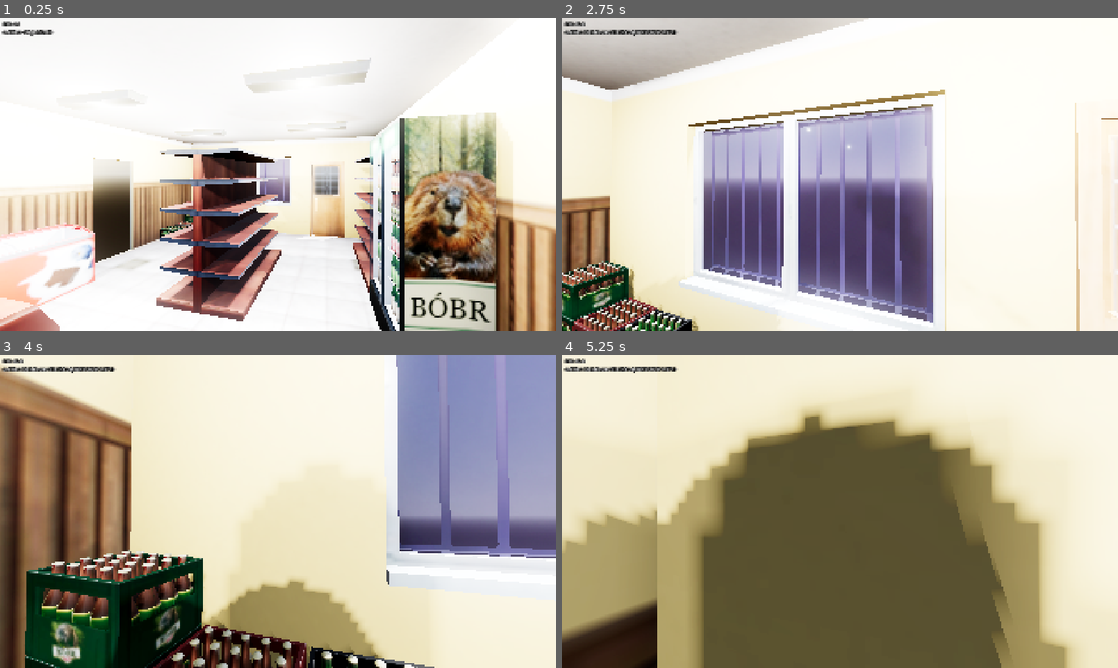
Above: before the commit, frames 1-4 (two rows, left to right).
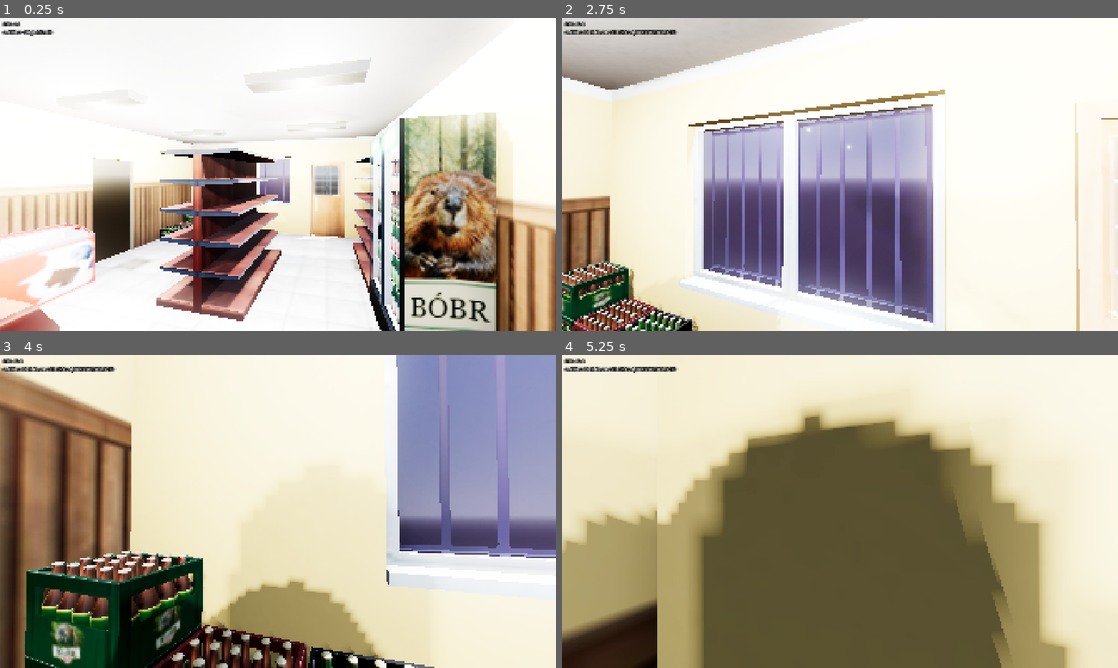
Above: after the commit, the same moments.

Repository: takanazwa5/ProjektMonopolowy
Game: Godot game, scene res://scenes/game/game.tscn
Two runs of this game, one before a commit and one after it. Both use one fixed random seed, a clock stepped at 60 frames per second and the inputs below.
Inputs (mouse positions are in pixels of both pictures, inside the frame that each line leads up to):
- Up to frame 1 (0.25 s): no input
- Up to frame 2 (2.75 s): tap Enter at 0.5 s; move the mouse to (834, 180) at 0.52 s; hold Ctrl (crouch) 0.53-1.28 s; hold W (walk_forward) from 0.53 s (still down); click (834, 180) at 0.67 s; move the mouse to (878, 177) at 1.27 s; tap G (drop_item) at 1.35 s; move the mouse to (795, 171) at 2.02 s; hold E (interact) from 2.03 s (still down)
- Up to frame 3 (4 s): move the mouse to (283, 511) at 2.77 s; release W (walk_forward) at 2.78 s; release E (interact) at 2.78 s; hold A (walk_left) 2.78-3.53 s; click (283, 511) at 2.85 s; move the mouse to (255, 505) at 3.52 s; hold W (walk_forward) from 3.53 s (still down); hold Ctrl (crouch) from 3.53 s (still down)
- Up to frame 4 (5.25 s): keep holding W (walk_forward); move the mouse to (867, 511) at 4.27 s; release Ctrl (crouch) at 4.28 s; tap G (drop_item) at 4.35 s; move the mouse to (812, 511) at 5.02 s; hold E (interact) from 5.03 s (still down); click (812, 511) at 5.17 s

The runs differ from the first frame. In frame 1, less than 0.1% of the frame differs, in the area x 33-35%, y 62-66%; in frame 2, 0.1%; in frame 3, 0.2%, in the area x 5-36%, y 3-97%; in frame 4, less than 0.1%.

Commit message:
added wines and jaboles

Diff:
--- /dev/null
+++ b/features/items/wine/materials/mat_wine.tres
@@ -0,0 +1,10 @@
+[gd_resource type="StandardMaterial3D" load_steps=3 format=3 uid="uid://g8ue6s35ctl6"]
+
+[ext_resource type="Texture2D" uid="uid://btomuxiewgsbb" path="res://features/items/wine/textures/wina_Base_color.png" id="1_7832e"]
+[ext_resource type="Texture2D" uid="uid://ch8rcim0vfaq0" path="res://features/items/wine/textures/wina_Roughness.png" id="2_e85u4"]
+
+[resource]
+resource_name = "mat_wine"
+albedo_texture = ExtResource("1_7832e")
+roughness_texture = ExtResource("2_e85u4")
+roughness_texture_channel = 4
--- /dev/null
+++ b/features/items/wine/wino_m_dobreto.tscn
@@ -0,0 +1,22 @@
+[gd_scene load_steps=4 format=3 uid="uid://csyrprtxqvao2"]
+
+[ext_resource type="Script" uid="uid://d15v28iqbs55f" path="res://features/items/item.gd" id="1_71vde"]
+[ext_resource type="PackedScene" uid="uid://q8s70djq3jd6" path="res://features/items/wine/meshes/wino_m_dobreto.glb" id="2_3q270"]
+
+[sub_resource type="BoxShape3D" id="BoxShape3D_af87y"]
+size = Vector3(0.10644531, 0.37017155, 0.12207031)
+
+[node name="WinoDobreto" type="RigidBody3D"]
+freeze = true
+script = ExtResource("1_71vde")
+
+[node name="wino_m_dobreto" parent="." instance=ExtResource("2_3q270")]
+transform = Transform3D(1, 0, 0, 0, 1, 0, 0, 0, 1, 0, -0.14, 0)
+
+[node name="CollisionShape3D" type="CollisionShape3D" parent="."]
+transform = Transform3D(1, 0, 0, 0, 1, 0, 0, 0, 1, 0, 0.04490173, 0)
+shape = SubResource("BoxShape3D_af87y")
+
+[node name="BottomMarker" type="Marker3D" parent="."]
+unique_name_in_owner = true
+transform = Transform3D(1, 0, 0, 0, 1, 0, 0, 0, 1, 0, -0.13998117, 0)
--- /dev/null
+++ b/features/items/wine/wino_m_kwiat.tscn
@@ -0,0 +1,22 @@
+[gd_scene load_steps=4 format=3 uid="uid://b1xojbafxnjo0"]
+
+[ext_resource type="Script" uid="uid://d15v28iqbs55f" path="res://features/items/item.gd" id="1_pxnl7"]
+[ext_resource type="PackedScene" uid="uid://dst8oe522ulnt" path="res://features/items/wine/meshes/wino_m_kwiat.glb" id="2_3s1k6"]
+
+[sub_resource type="BoxShape3D" id="BoxShape3D_af87y"]
+size = Vector3(0.10644531, 0.3695612, 0.12207031)
+
+[node name="WinoKwiat" type="RigidBody3D"]
+freeze = true
+script = ExtResource("1_pxnl7")
+
+[node name="wino_m_kwiat" parent="." instance=ExtResource("2_3s1k6")]
+transform = Transform3D(1, 0, 0, 0, 1, 0, 0, 0, 1, 0, -0.14, 0)
+
+[node name="CollisionShape3D" type="CollisionShape3D" parent="."]
+transform = Transform3D(1, 0, 0, 0, 1, 0, 0, 0, 1, 0, 0.045084834, 0)
+shape = SubResource("BoxShape3D_af87y")
+
+[node name="BottomMarker" type="Marker3D" parent="."]
+unique_name_in_owner = true
+transform = Transform3D(1, 0, 0, 0, 1, 0, 0, 0, 1, 0, -0.14, 0)
--- /dev/null
+++ b/features/items/wine/wino_m_pippolo.tscn
@@ -0,0 +1,22 @@
+[gd_scene load_steps=4 format=3 uid="uid://cyuotmgytmcxd"]
+
+[ext_resource type="Script" uid="uid://d15v28iqbs55f" path="res://features/items/item.gd" id="1_31vny"]
+[ext_resource type="PackedScene" uid="uid://cef4bs0q35j8t" path="res://features/items/wine/meshes/wino_m_pippolo.glb" id="2_31vny"]
+
+[sub_resource type="BoxShape3D" id="BoxShape3D_af87y"]
+size = Vector3(0.10644531, 0.3695612, 0.12207031)
+
+[node name="WinoPippolo" type="RigidBody3D"]
+freeze = true
+script = ExtResource("1_31vny")
+
+[node name="wino_m_pippolo" parent="." instance=ExtResource("2_31vny")]
+transform = Transform3D(1, 0, 0, 0, 1, 0, 0, 0, 1, 0, -0.14, 0)
+
+[node name="CollisionShape3D" type="CollisionShape3D" parent="."]
+transform = Transform3D(1, 0, 0, 0, 1, 0, 0, 0, 1, 0, 0.045084834, 0)
+shape = SubResource("BoxShape3D_af87y")
+
+[node name="BottomMarker" type="Marker3D" parent="."]
+unique_name_in_owner = true
+transform = Transform3D(1, 0, 0, 0, 1, 0, 0, 0, 1, 0, -0.14, 0)
--- /dev/null
+++ b/features/items/wine/wino_m_ruski_szampan.tscn
@@ -0,0 +1,22 @@
+[gd_scene load_steps=4 format=3 uid="uid://t0pcv51vktr4"]
+
+[ext_resource type="Script" uid="uid://d15v28iqbs55f" path="res://features/items/item.gd" id="1_o7xml"]
+[ext_resource type="PackedScene" uid="uid://db6uyy1bo6s2n" path="res://features/items/wine/meshes/wino_m_ruski_szampan.glb" id="2_l7gl0"]
+
+[sub_resource type="BoxShape3D" id="BoxShape3D_af87y"]
+size = Vector3(0.10644531, 0.3695612, 0.12207031)
+
+[node name="WinoRuskiSzampan" type="RigidBody3D"]
+freeze = true
+script = ExtResource("1_o7xml")
+
+[node name="wino_m_ruski_szampan" parent="." instance=ExtResource("2_l7gl0")]
+transform = Transform3D(1, 0, 0, 0, 1, 0, 0, 0, 1, 0, -0.14, 0)
+
+[node name="CollisionShape3D" type="CollisionShape3D" parent="."]
+transform = Transform3D(1, 0, 0, 0, 1, 0, 0, 0, 1, 0, 0.045084834, 0)
+shape = SubResource("BoxShape3D_af87y")
+
+[node name="BottomMarker" type="Marker3D" parent="."]
+unique_name_in_owner = true
+transform = Transform3D(1, 0, 0, 0, 1, 0, 0, 0, 1, 0, -0.14, 0)
--- /dev/null
+++ b/features/items/wine/wino_p_Jabluszko_pomorskie.tscn
@@ -0,0 +1,22 @@
+[gd_scene load_steps=4 format=3 uid="uid://c00ket2ygk543"]
+
+[ext_resource type="Script" uid="uid://d15v28iqbs55f" path="res://features/items/item.gd" id="1_4gt0v"]
+[ext_resource type="PackedScene" uid="uid://bw1j0bcfw3cov" path="res://features/items/wine/meshes/wino_p_jabluszko_pomorskie.glb" id="2_4gt0v"]
+
+[sub_resource type="BoxShape3D" id="BoxShape3D_af87y"]
+size = Vector3(0.10644531, 0.3695612, 0.12207031)
+
+[node name="WinoJabluszkoPomorskie" type="RigidBody3D"]
+freeze = true
+script = ExtResource("1_4gt0v")
+
+[node name="wino_p_jabluszko_pomorskie" parent="." instance=ExtResource("2_4gt0v")]
+transform = Transform3D(1, 0, 0, 0, 1, 0, 0, 0, 1, 0, -0.14, 0)
+
+[node name="CollisionShape3D" type="CollisionShape3D" parent="."]
+transform = Transform3D(1, 0, 0, 0, 1, 0, 0, 0, 1, 0, 0.045084834, 0)
+shape = SubResource("BoxShape3D_af87y")
+
+[node name="BottomMarker" type="Marker3D" parent="."]
+unique_name_in_owner = true
+transform = Transform3D(1, 0, 0, 0, 1, 0, 0, 0, 1, 0, -0.14, 0)
--- /dev/null
+++ b/features/items/wine/wino_p_breslau.tscn
@@ -0,0 +1,22 @@
+[gd_scene load_steps=4 format=3 uid="uid://h4nn4lnkqys6"]
+
+[ext_resource type="Script" uid="uid://d15v28iqbs55f" path="res://features/items/item.gd" id="1_or3wt"]
+[ext_resource type="PackedScene" uid="uid://ceucmhxuhfcf4" path="res://features/items/wine/meshes/wino_p_breslau.glb" id="2_or3wt"]
+
+[sub_resource type="BoxShape3D" id="BoxShape3D_af87y"]
+size = Vector3(0.10644531, 0.3695612, 0.12207031)
+
+[node name="WinoBreslau" type="RigidBody3D"]
+freeze = true
+script = ExtResource("1_or3wt")
+
+[node name="wino_p_breslau" parent="." instance=ExtResource("2_or3wt")]
+transform = Transform3D(1, 0, 0, 0, 1, 0, 0, 0, 1, 0, -0.14, 0)
+
+[node name="CollisionShape3D" type="CollisionShape3D" parent="."]
+transform = Transform3D(1, 0, 0, 0, 1, 0, 0, 0, 1, 0, 0.045084834, 0)
+shape = SubResource("BoxShape3D_af87y")
+
+[node name="BottomMarker" type="Marker3D" parent="."]
+unique_name_in_owner = true
+transform = Transform3D(1, 0, 0, 0, 1, 0, 0, 0, 1, 0, -0.14, 0)
--- /dev/null
+++ b/features/items/wine/wino_p_krolewskie.tscn
@@ -0,0 +1,22 @@
+[gd_scene load_steps=4 format=3 uid="uid://bamiv2fbdo4tf"]
+
+[ext_resource type="Script" uid="uid://d15v28iqbs55f" path="res://features/items/item.gd" id="1_pa7md"]
+[ext_resource type="PackedScene" uid="uid://k1dhehuemgjd" path="res://features/items/wine/meshes/wino_p_krolewskie.glb" id="2_pa7md"]
+
+[sub_resource type="BoxShape3D" id="BoxShape3D_af87y"]
+size = Vector3(0.10644531, 0.3695612, 0.12207031)
+
+[node name="WinoKrolewskie" type="RigidBody3D"]
+freeze = true
+script = ExtResource("1_pa7md")
+
+[node name="wino_p_krolewskie" parent="." instance=ExtResource("2_pa7md")]
+transform = Transform3D(1, 0, 0, 0, 1, 0, 0, 0, 1, 0, -0.14, 0)
+
+[node name="CollisionShape3D" type="CollisionShape3D" parent="."]
+transform = Transform3D(1, 0, 0, 0, 1, 0, 0, 0, 1, 0, 0.045084834, 0)
+shape = SubResource("BoxShape3D_af87y")
+
+[node name="BottomMarker" type="Marker3D" parent="."]
+unique_name_in_owner = true
+transform = Transform3D(1, 0, 0, 0, 1, 0, 0, 0, 1, 0, -0.14, 0)
--- /dev/null
+++ b/features/items/wine/wino_p_zofia.tscn
@@ -0,0 +1,22 @@
+[gd_scene load_steps=4 format=3 uid="uid://ccqhyjjalr6hq"]
+
+[ext_resource type="Script" uid="uid://d15v28iqbs55f" path="res://features/items/item.gd" id="1_5tpc2"]
+[ext_resource type="PackedScene" uid="uid://dcif4030sxwnd" path="res://features/items/wine/meshes/wino_p_zofia.glb" id="2_oi141"]
+
+[sub_resource type="BoxShape3D" id="BoxShape3D_af87y"]
+size = Vector3(0.10644531, 0.3695612, 0.12207031)
+
+[node name="WinoZofia" type="RigidBody3D"]
+freeze = true
+script = ExtResource("1_5tpc2")
+
+[node name="wino_p_zofia" parent="." instance=ExtResource("2_oi141")]
+transform = Transform3D(1, 0, 0, 0, 1, 0, 0, 0, 1, 0, -0.14, 0)
+
+[node name="CollisionShape3D" type="CollisionShape3D" parent="."]
+transform = Transform3D(1, 0, 0, 0, 1, 0, 0, 0, 1, 0, 0.045084834, 0)
+shape = SubResource("BoxShape3D_af87y")
+
+[node name="BottomMarker" type="Marker3D" parent="."]
+unique_name_in_owner = true
+transform = Transform3D(1, 0, 0, 0, 1, 0, 0, 0, 1, 0, -0.14, 0)
--- /dev/null
+++ b/features/items/wine/wino_s_arena.tscn
@@ -0,0 +1,22 @@
+[gd_scene load_steps=4 format=3 uid="uid://brlv4vr5lvuuu"]
+
+[ext_resource type="Script" uid="uid://d15v28iqbs55f" path="res://features/items/item.gd" id="1_2f1pp"]
+[ext_resource type="PackedScene" uid="uid://dhgc0fppx434m" path="res://features/items/wine/meshes/wino_s_arena.glb" id="2_ed0pj"]
+
+[sub_resource type="BoxShape3D" id="BoxShape3D_af87y"]
+size = Vector3(0.10644531, 0.3695612, 0.12207031)
+
+[node name="WinoArena" type="RigidBody3D"]
+freeze = true
+script = ExtResource("1_2f1pp")
+
+[node name="wino_s_arena" parent="." instance=ExtResource("2_ed0pj")]
+transform = Transform3D(1, 0, 0, 0, 1, 0, 0, 0, 1, 0, -0.14, 0)
+
+[node name="CollisionShape3D" type="CollisionShape3D" parent="."]
+transform = Transform3D(1, 0, 0, 0, 1, 0, 0, 0, 1, 0, 0.045084834, 0)
+shape = SubResource("BoxShape3D_af87y")
+
+[node name="BottomMarker" type="Marker3D" parent="."]
+unique_name_in_owner = true
+transform = Transform3D(1, 0, 0, 0, 1, 0, 0, 0, 1, 0, -0.14, 0)
--- /dev/null
+++ b/features/items/wine/wino_s_sierzant.tscn
@@ -0,0 +1,22 @@
+[gd_scene load_steps=4 format=3 uid="uid://2c0cmi7vjbqb"]
+
+[ext_resource type="Script" uid="uid://d15v28iqbs55f" path="res://features/items/item.gd" id="1_bmim7"]
+[ext_resource type="PackedScene" uid="uid://cev7woqjismhk" path="res://features/items/wine/meshes/wino_s_sierzant.glb" id="2_bmim7"]
+
+[sub_resource type="BoxShape3D" id="BoxShape3D_af87y"]
+size = Vector3(0.10644531, 0.3695612, 0.12207031)
+
+[node name="WinoSierzant" type="RigidBody3D"]
+freeze = true
+script = ExtResource("1_bmim7")
+
+[node name="wino_s_sierzant" parent="." instance=ExtResource("2_bmim7")]
+transform = Transform3D(1, 0, 0, 0, 1, 0, 0, 0, 1, 0, -0.14, 0)
+
+[node name="CollisionShape3D" type="CollisionShape3D" parent="."]
+transform = Transform3D(1, 0, 0, 0, 1, 0, 0, 0, 1, 0, 0.045084834, 0)
+shape = SubResource("BoxShape3D_af87y")
+
+[node name="BottomMarker" type="Marker3D" parent="."]
+unique_name_in_owner = true
+transform = Transform3D(1, 0, 0, 0, 1, 0, 0, 0, 1, 0, -0.14, 0)
--- /dev/null
+++ b/features/items/wine/wino_s_tastas.tscn
@@ -0,0 +1,22 @@
+[gd_scene load_steps=4 format=3 uid="uid://b1qxruckkksun"]
+
+[ext_resource type="Script" uid="uid://d15v28iqbs55f" path="res://features/items/item.gd" id="1_5c4bw"]
+[ext_resource type="PackedScene" uid="uid://d0io54q32g3k1" path="res://features/items/wine/meshes/wino_s_tastas.glb" id="2_5c4bw"]
+
+[sub_resource type="BoxShape3D" id="BoxShape3D_af87y"]
+size = Vector3(0.10644531, 0.3695612, 0.12207031)
+
+[node name="WinoTasTas" type="RigidBody3D"]
+freeze = true
+script = ExtResource("1_5c4bw")
+
+[node name="wino_s_tastas" parent="." instance=ExtResource("2_5c4bw")]
+transform = Transform3D(1, 0, 0, 0, 1, 0, 0, 0, 1, 0, -0.14, 0)
+
+[node name="CollisionShape3D" type="CollisionShape3D" parent="."]
+transform = Transform3D(1, 0, 0, 0, 1, 0, 0, 0, 1, 0, 0.045084834, 0)
+shape = SubResource("BoxShape3D_af87y")
+
+[node name="BottomMarker" type="Marker3D" parent="."]
+unique_name_in_owner = true
+transform = Transform3D(1, 0, 0, 0, 1, 0, 0, 0, 1, 0, -0.14, 0)
--- /dev/null
+++ b/features/items/wine/wino_s_wino.tscn
@@ -0,0 +1,22 @@
+[gd_scene load_steps=4 format=3 uid="uid://nhaawaydste7"]
+
+[ext_resource type="Script" uid="uid://d15v28iqbs55f" path="res://features/items/item.gd" id="1_ah83o"]
+[ext_resource type="PackedScene" uid="uid://dnrrj71cmobg8" path="res://features/items/wine/meshes/wino_s_wino.glb" id="2_m2bda"]
+
+[sub_resource type="BoxShape3D" id="BoxShape3D_af87y"]
+size = Vector3(0.10644531, 0.3695612, 0.12207031)
+
+[node name="WinoWino" type="RigidBody3D"]
+freeze = true
+script = ExtResource("1_ah83o")
+
+[node name="wino_s_wino" parent="." instance=ExtResource("2_m2bda")]
+transform = Transform3D(1, 0, 0, 0, 1, 0, 0, 0, 1, 0, -0.14, 0)
+
+[node name="CollisionShape3D" type="CollisionShape3D" parent="."]
+transform = Transform3D(1, 0, 0, 0, 1, 0, 0, 0, 1, 0, 0.045084834, 0)
+shape = SubResource("BoxShape3D_af87y")
+
+[node name="BottomMarker" type="Marker3D" parent="."]
+unique_name_in_owner = true
+transform = Transform3D(1, 0, 0, 0, 1, 0, 0, 0, 1, 0, -0.14, 0)
--- a/features/level/level.tscn
+++ b/features/level/level.tscn
@@ -30,17 +30,29 @@
 [ext_resource type="PackedScene" uid="uid://g7taxpc5p3k1" path="res://features/items/beer/meshes/boskie_can.glb" id="26_gy3pj"]
 [ext_resource type="PackedScene" uid="uid://dhmgu1ne3d7jl" path="res://features/items/beer/meshes/boskie_bottle.glb" id="27_d4cch"]
 [ext_resource type="PackedScene" uid="uid://bskt7g4r1dx1o" path="res://features/items/beer/meshes/bobr_can.glb" id="28_0aatt"]
+[ext_resource type="PackedScene" uid="uid://csyrprtxqvao2" path="res://features/items/wine/wino_m_dobreto.tscn" id="28_2xqc7"]
+[ext_resource type="PackedScene" uid="uid://brlv4vr5lvuuu" path="res://features/items/wine/wino_s_arena.tscn" id="28_tksdx"]
 [ext_resource type="PackedScene" uid="uid://dmtrisyvy531c" path="res://features/items/beer/meshes/bobr_bottle.glb" id="29_go7u1"]
+[ext_resource type="PackedScene" uid="uid://2c0cmi7vjbqb" path="res://features/items/wine/wino_s_sierzant.tscn" id="29_nca55"]
+[ext_resource type="PackedScene" uid="uid://b1xojbafxnjo0" path="res://features/items/wine/wino_m_kwiat.tscn" id="29_rr5fb"]
+[ext_resource type="PackedScene" uid="uid://cyuotmgytmcxd" path="res://features/items/wine/wino_m_pippolo.tscn" id="30_klck8"]
 [ext_resource type="PackedScene" uid="uid://br5d6d1c4fjbr" path="res://features/items/beer/beer_ovecky_can.tscn" id="30_t80p8"]
 [ext_resource type="PackedScene" uid="uid://bhabrte0atjfl" path="res://features/items/cigarettes/meshes/fajki_01.gltf" id="30_wlhjx"]
+[ext_resource type="PackedScene" uid="uid://b1qxruckkksun" path="res://features/items/wine/wino_s_tastas.tscn" id="30_wo7fh"]
+[ext_resource type="PackedScene" uid="uid://nhaawaydste7" path="res://features/items/wine/wino_s_wino.tscn" id="31_0muuh"]
 [ext_resource type="PackedScene" uid="uid://rwxraqe1im77" path="res://features/items/cigarettes/meshes/fajki_02.gltf" id="31_73ji2"]
+[ext_resource type="PackedScene" uid="uid://t0pcv51vktr4" path="res://features/items/wine/wino_m_ruski_szampan.tscn" id="31_vk6of"]
+[ext_resource type="PackedScene" uid="uid://h4nn4lnkqys6" path="res://features/items/wine/wino_p_breslau.tscn" id="32_2xqc7"]
 [ext_resource type="PackedScene" uid="uid://o3uvc53yiig" path="res://features/items/beer/beer_boskie_can.tscn" id="32_627bp"]
 [ext_resource type="PackedScene" uid="uid://bgi3sn72fpicy" path="res://features/items/beer/beer_ovecky_bottle.tscn" id="32_gb2y8"]
 [ext_resource type="PackedScene" uid="uid://k58bns261dml" path="res://features/items/cigarettes/meshes/fajki_03.gltf" id="32_gy3pj"]
 [ext_resource type="PackedScene" uid="uid://c2a2asi2lh4im" path="res://features/items/cigarettes/meshes/fajki_04.gltf" id="33_d4cch"]
+[ext_resource type="PackedScene" uid="uid://c00ket2ygk543" path="res://features/items/wine/wino_p_Jabluszko_pomorskie.tscn" id="33_rr5fb"]
 [ext_resource type="PackedScene" uid="uid://b73pyd8yanm3n" path="res://features/items/cigarettes/meshes/fajki_05.gltf" id="34_0aatt"]
 [ext_resource type="PackedScene" uid="uid://37ile3adfut7" path="res://features/items/beer/beer_boskie_bottle.tscn" id="34_f2wry"]
+[ext_resource type="PackedScene" uid="uid://bamiv2fbdo4tf" path="res://features/items/wine/wino_p_krolewskie.tscn" id="34_klck8"]
 [ext_resource type="PackedScene" uid="uid://dux72a2lllv80" path="res://features/items/cigarettes/meshes/fajki_06.gltf" id="35_go7u1"]
+[ext_resource type="PackedScene" uid="uid://ccqhyjjalr6hq" path="res://features/items/wine/wino_p_zofia.tscn" id="35_vk6of"]
 [ext_resource type="PackedScene" uid="uid://btib7p5g7httd" path="res://features/items/beer/beer_bobr_can.tscn" id="36_aknh5"]
 [ext_resource type="PackedScene" uid="uid://qo1sj118adj7" path="res://features/level/assets/fridge/fridge.tscn" id="41_bqyah"]
 [ext_resource type="PackedScene" uid="uid://c35ghy3nh7v8p" path="res://features/level/assets/freezer/freezer.tscn" id="41_tg0fj"]
@@ -1326,3 +1338,51 @@
 
 [node name="JPBottle_20" parent="Beers/JPBottles/visuals" instance=ExtResource("25_73ji2")]
 transform = Transform3D(1, 0, 0, 0, 1, 0, 0, 0, 1, 0.4, 0, -0.3)
+
+[node name="Wines" type="Node3D" parent="."]
+transform = Transform3D(1, 0, 0, 0, 1, 0, 0, 0, 1, -1.8127259, 1.2054436, -3.42605)
+
+[node name="Musujace" type="Node3D" parent="Wines"]
+transform = Transform3D(1, 0, 0, 0, 1, 0, 0, 0, 1, -0.24256623, 0.84291315, 0)
+
+[node name="WinoDobreto_1" parent="Wines/Musujace" instance=ExtResource("28_2xqc7")]
+transform = Transform3D(1, 0, 0, 0, 1, 0, 0, 0, 1, -0.5, 0, 0)
+
+[node name="WinoKwiat_1" parent="Wines/Musujace" instance=ExtResource("29_rr5fb")]
+transform = Transform3D(1, 0, 0, 0, 1, 0, 0, 0, 1, -0.2, 0, 0)
+
+[node name="WinoPippolo_1" parent="Wines/Musujace" instance=ExtResource("30_klck8")]
+transform = Transform3D(1, 0, 0, 0, 1, 0, 0, 0, 1, 0.4, 0, 0)
+
+[node name="WinoRuskiSzampan_1" parent="Wines/Musujace" instance=ExtResource("31_vk6of")]
+transform = Transform3D(1, 0, 0, 0, 1, 0, 0, 0, 1, 0.1, 0, 0)
+
+[node name="Premium" type="Node3D" parent="Wines"]
+transform = Transform3D(1, 0, 0, 0, 1, 0, 0, 0, 1, -0.24256623, 0.4215163, 0)
+
+[node name="WinoBreslau_1" parent="Wines/Premium" instance=ExtResource("32_2xqc7")]
+transform = Transform3D(1, 0, 0, 0, 1, 0, 0, 0, 1, -0.5, 0, 0)
+
+[node name="WinoJabluszkoPomorskie_1" parent="Wines/Premium" instance=ExtResource("33_rr5fb")]
+transform = Transform3D(1, 0, 0, 0, 1, 0, 0, 0, 1, -0.2, 0, 0)
+
+[node name="WinoKrolewskie_1" parent="Wines/Premium" instance=ExtResource("34_klck8")]
+transform = Transform3D(1, 0, 0, 0, 1, 0, 0, 0, 1, 0.1, 0, 0)
+
+[node name="WinoZofia_1" parent="Wines/Premium" instance=ExtResource("35_vk6of")]
+transform = Transform3D(1, 0, 0, 0, 1, 0, 0, 0, 1, 0.4, 0, 0)
+
+[node name="Jabole" type="Node3D" parent="Wines"]
+transform = Transform3D(1, 0, 0, 0, 1, 0, 0, 0, 1, -0.24256623, 0.0016889572, 0)
+
+[node name="WinoArena_1" parent="Wines/Jabole" instance=ExtResource("28_tksdx")]
+transform = Transform3D(1, 0, 0, 0, 1, 0, 0, 0, 1, -0.5, -0.002, 0)
+
+[node name="WinoSierzant_1" parent="Wines/Jabole" instance=ExtResource("29_nca55")]
+transform = Transform3D(1, 0, 0, 0, 1, 0, 0, 0, 1, -0.2, -0.002, 0)
+
+[node name="WinoTasTas_1" parent="Wines/Jabole" instance=ExtResource("30_wo7fh")]
+transform = Transform3D(1, 0, 0, 0, 1, 0, 0, 0, 1, 0.1, -0.002, 0)
+
+[node name="WinoWino_1" parent="Wines/Jabole" instance=ExtResource("31_0muuh")]
+transform = Transform3D(1, 0, 0, 0, 1, 0, 0, 0, 1, 0.4, -0.002, 0)
Binary file changed: features/items/beer/textures/piwo_base_color_256.jpg
Binary file changed: features/items/beer/textures/piwo_roughness_256.jpg
Binary file added: features/items/wine/meshes/wino_m_dobreto.glb
Not shown, added: features/items/wine/meshes/wino_m_dobreto.glb.import
Binary file added: features/items/wine/meshes/wino_m_kwiat.glb
Not shown, added: features/items/wine/meshes/wino_m_kwiat.glb.import
Binary file added: features/items/wine/meshes/wino_m_pippolo.glb
Not shown, added: features/items/wine/meshes/wino_m_pippolo.glb.import
Binary file added: features/items/wine/meshes/wino_m_ruski_szampan.glb
Not shown, added: features/items/wine/meshes/wino_m_ruski_szampan.glb.import
Binary file added: features/items/wine/meshes/wino_p_breslau.glb
Not shown, added: features/items/wine/meshes/wino_p_breslau.glb.import
(and 21 more such lines)
